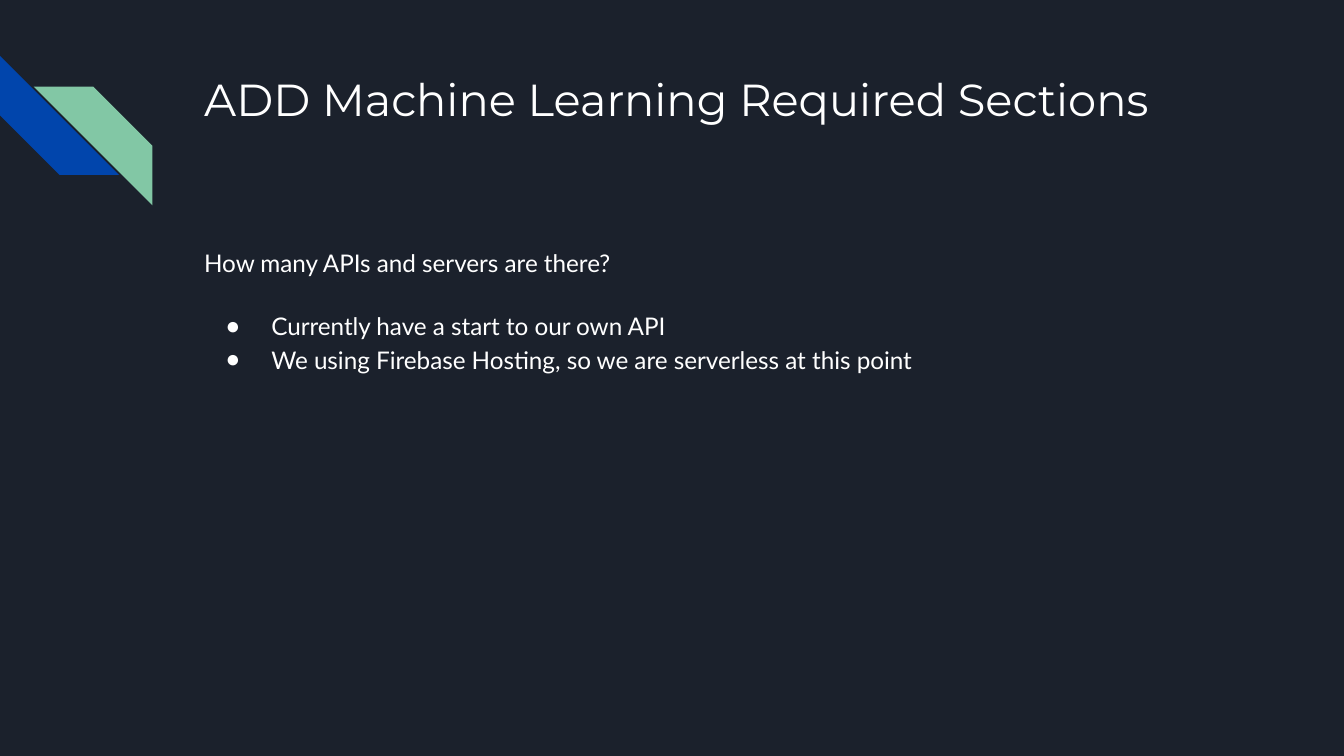
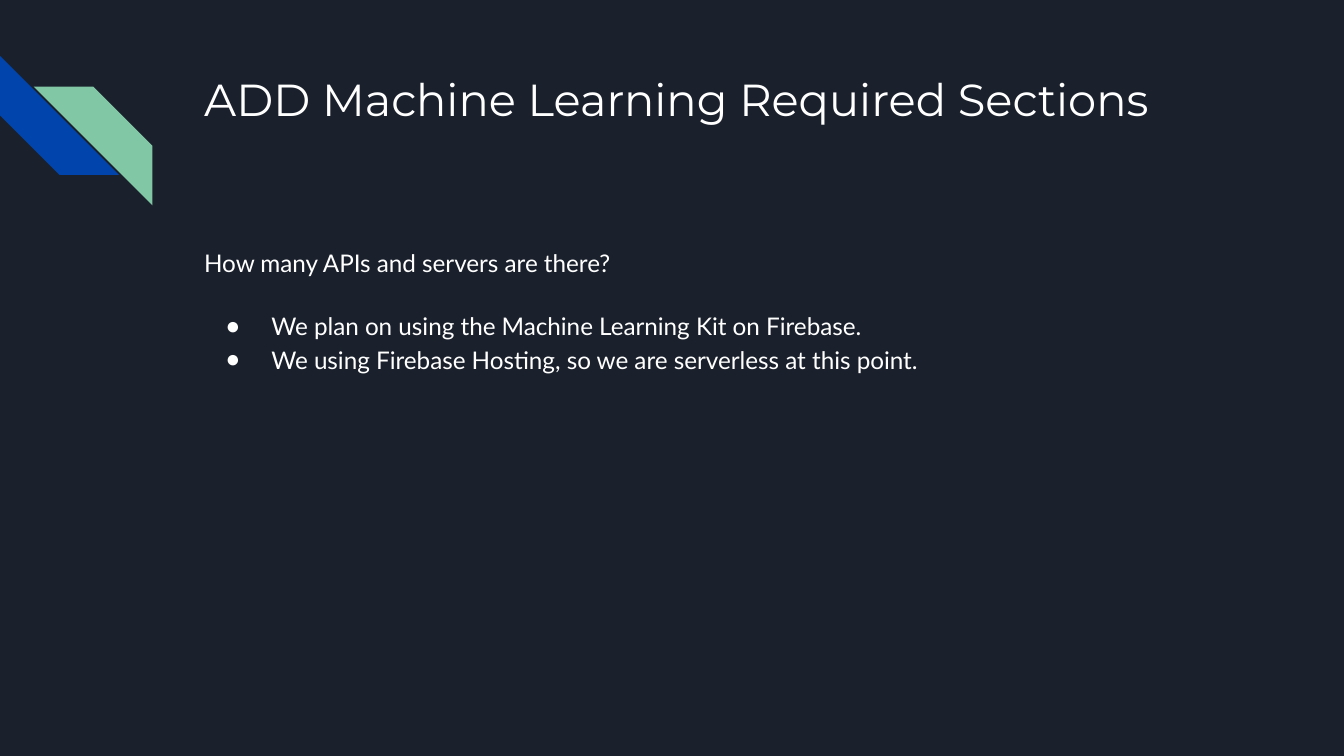
Before and after one commit to jamilkhan98/CECS491AProject, a slide deck: slide 26 of Sprints/Sprint #4/Sprint #4 Presentation.pptx (slide 12 before the commit). Drawn at 1344x756 pixels with LibreOffice and Linux fonts; fonts in the diff are those of the drawing. Boxes give left, top, right and bottom in pixels: in the first picture for what was removed or moved away, otherwise in the second. Text is boxed around its words. In the diff, an @@ line names an element or a change of style, - is before the commit and + after.

```diff
--- a/Sprints/Sprint #4/Sprint #4 Presentation.pptx
+++ b/Sprints/Sprint #4/Sprint #4 Presentation.pptx
@@ text at (271, 317, 918, 374): text changed @@
-● Currently have a start to our own API
-● We using Firebase Hosting, so we are serverless at this point
+● We plan on using the Machine Learning Kit on Firebase.
+● We using Firebase Hosting, so we are serverless at this point.
```
Also in this commit, not shown: 6 other slides changed, 15 slides added.
